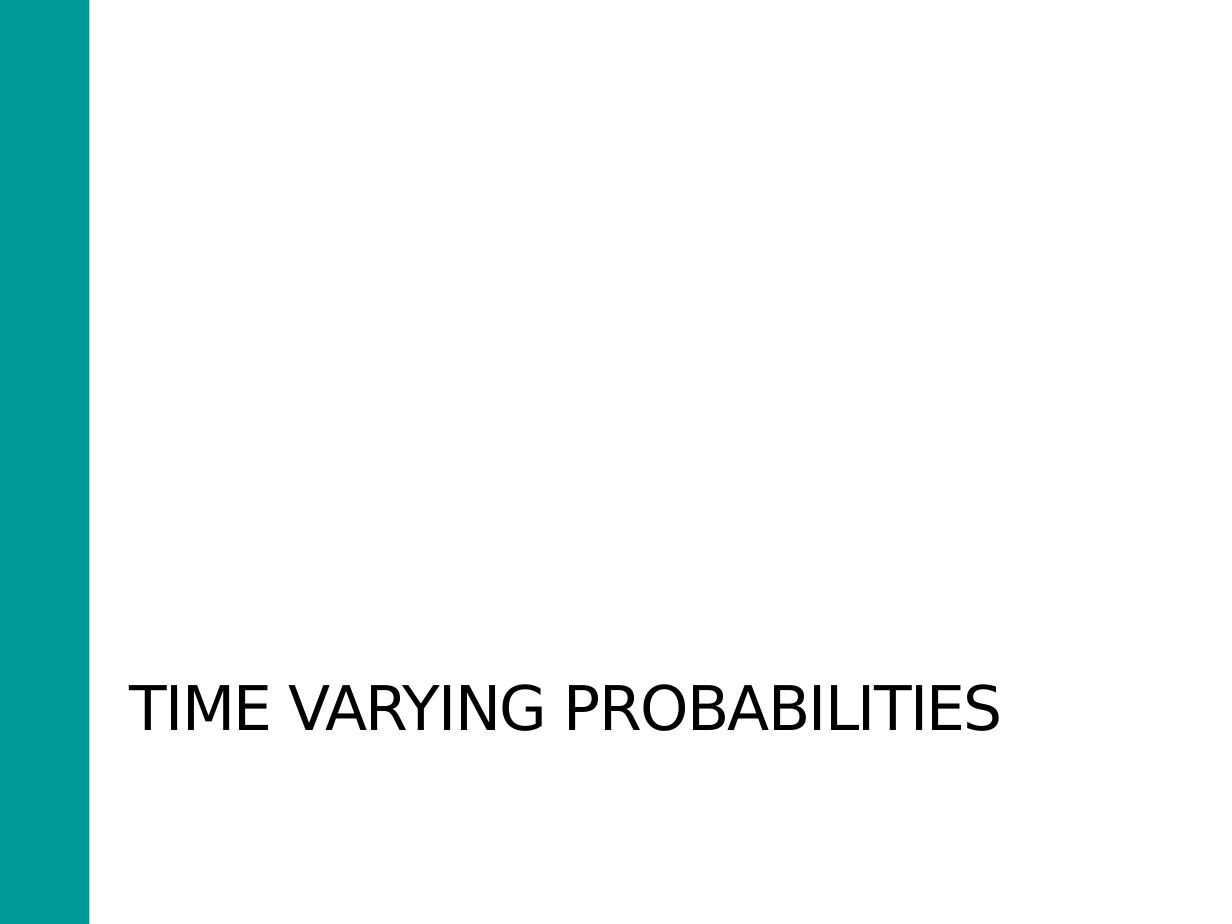
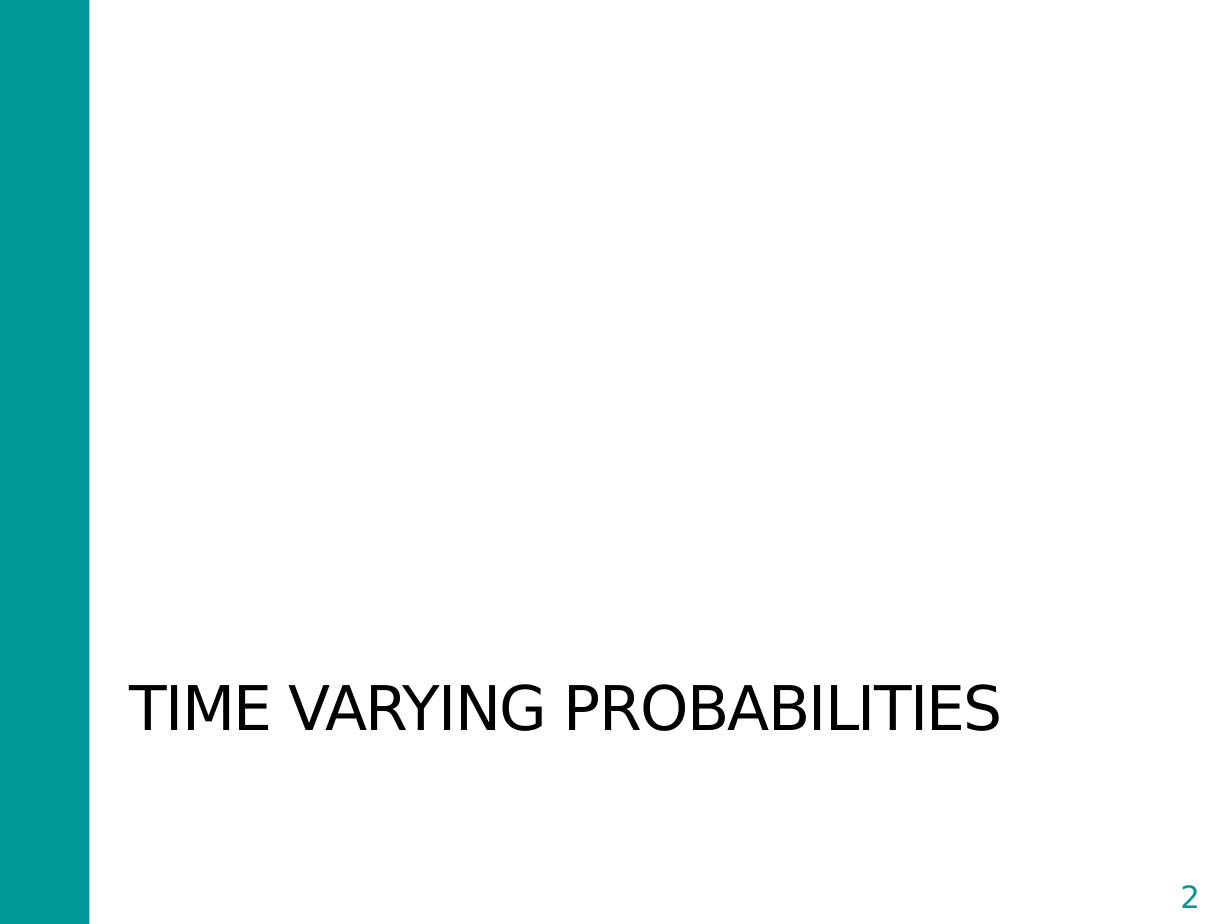
Before and after one commit to DARTH-git/Course-Modularization, a slide deck: slide 2 of Markov models/Slides/Markov Model Variants.pptx. Drawn at 1232x924 pixels with LibreOffice and Linux fonts; fonts in the diff are those of the drawing. Boxes give left, top, right and bottom in pixels: in the first picture for what was removed or moved away, otherwise in the second. Text is boxed around its words. In the diff, an @@ line names an element or a change of style, - is before the commit and + after.

```diff
--- a/Markov models/Slides/Markov Model Variants.pptx
+++ b/Markov models/Slides/Markov Model Variants.pptx
@@ page number added at (1153, 870, 1227, 923), outline #FFFFFF 1.5 pt, 18 pt, text #009999 @@
+2
```
Also in this commit, not shown: 8 other slides changed, 1 slide added, 1 slide removed, 18 other files.
